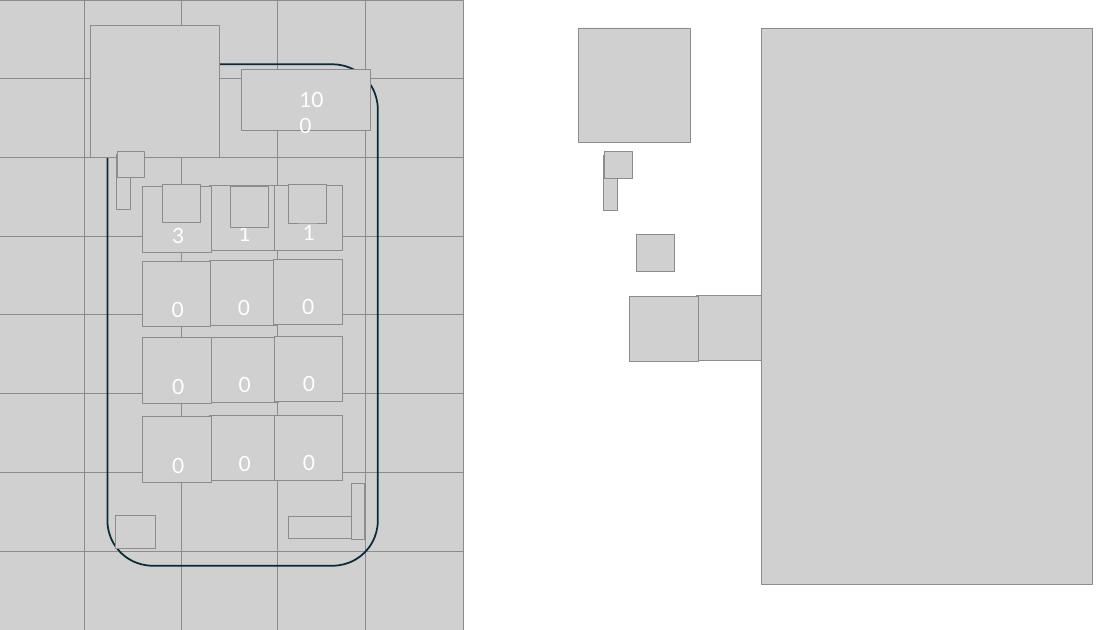
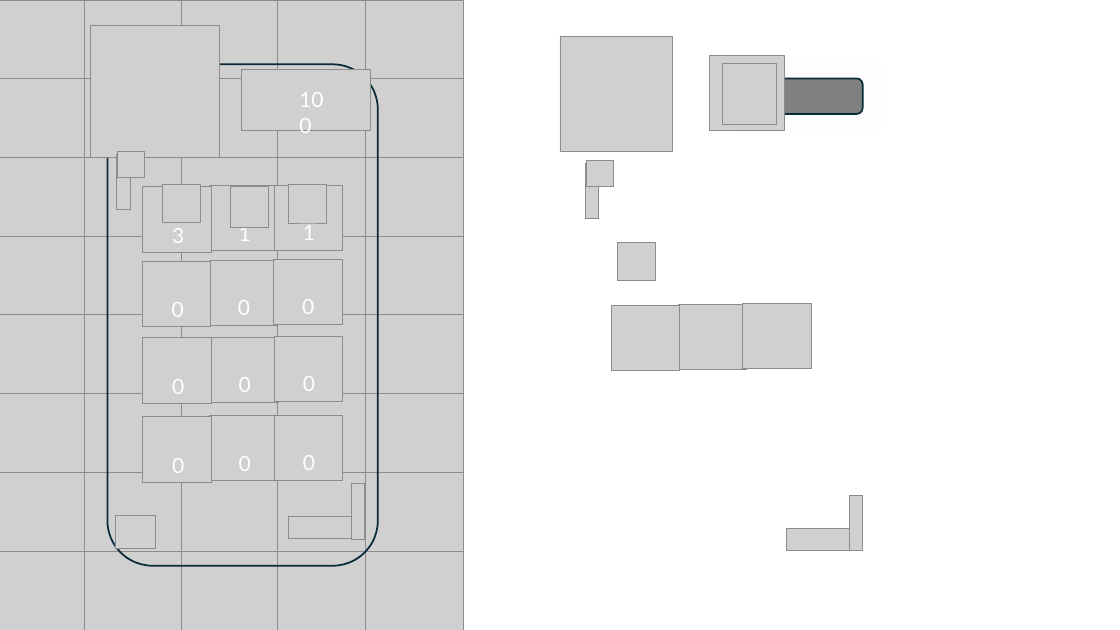
Before and after one commit to Ray16/flower_hunt, a slide deck: slide 1 of assets/sprites/farm_land_design.pptx. Drawn at 1120x630 pixels with LibreOffice and Linux fonts; fonts in the diff are those of the drawing; grey boxes stand for pictures. Boxes give left, top, right and bottom in pixels: in the first picture for what was removed or moved away, otherwise in the second. Text is boxed around its words. In the diff, an @@ line names an element or a change of style, - is before the commit and + after.

```diff
--- a/assets/sprites/farm_land_design.pptx
+++ b/assets/sprites/farm_land_design.pptx
@@ picture removed at (761, 29, 1092, 584) @@
@@ picture added at (710, 55, 785, 130) @@
@@ picture added at (723, 64, 776, 124) @@
@@ rounded rectangle added at (756, 78, 863, 113), fill #808080, outline #092A39 1.5 pt @@
@@ 7 pictures: place and size @@
-7 pictures at (579, 28, 830, 362)
+7 pictures at (560, 36, 812, 371)
@@ picture added at (849, 496, 863, 551) @@
@@ picture added at (786, 528, 861, 551) @@
```
Also in this commit, not shown: 2 slides added, 2 slides removed, 4 other files.
